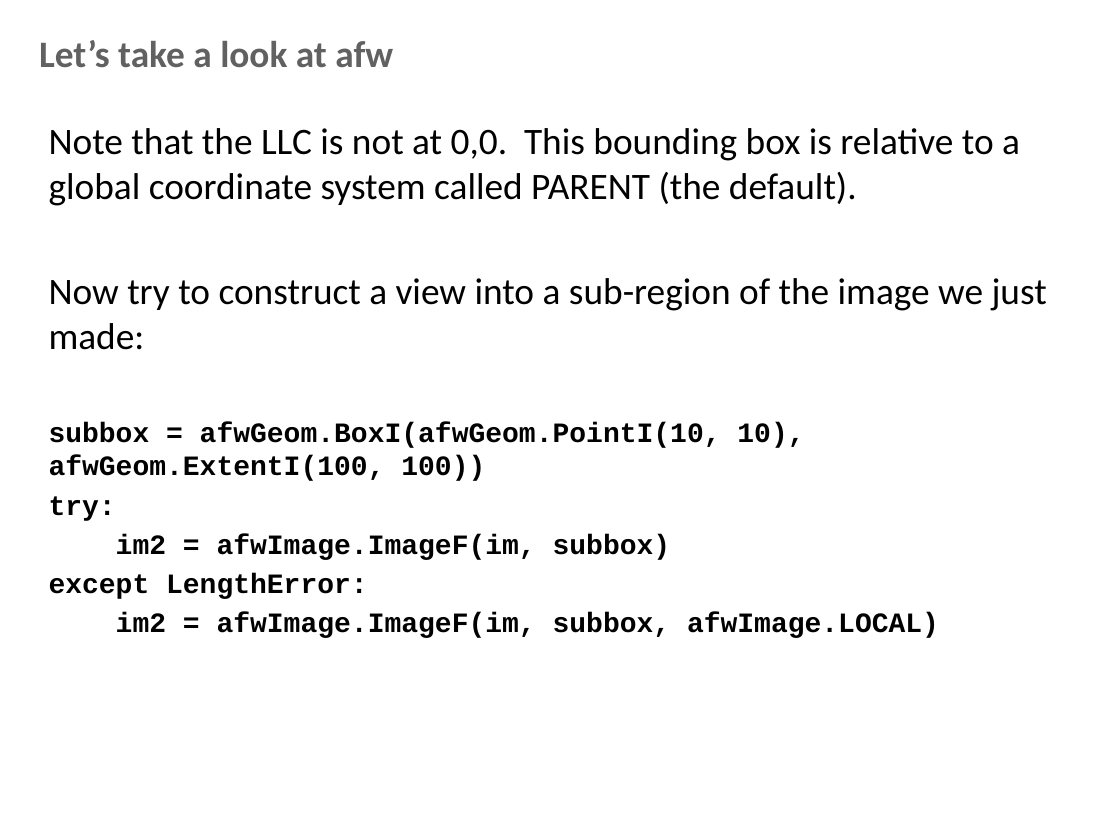
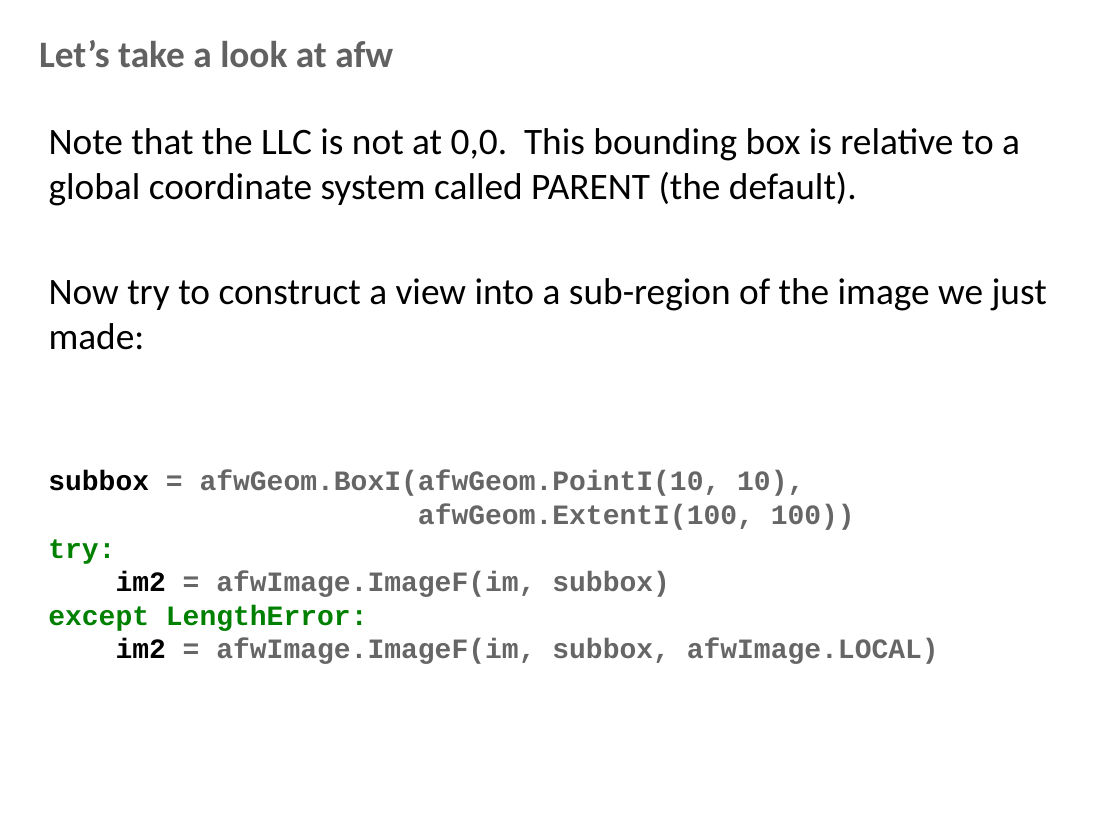
Before and after one commit to lsst-dm/Oct15_bootcamp, a slide deck: slide 12 of documents/afw_lecture.pptx. Drawn at 1120x840 pixels with LibreOffice and Linux fonts; fonts in the diff are those of the drawing; background and template pictures are left out. Boxes give left, top, right and bottom in pixels: in the first picture for what was removed or moved away, otherwise in the second. Text is boxed around its words. In the diff, an @@ line names an element or a change of style, - is before the commit and + after.

```diff
--- a/documents/afw_lecture.pptx
+++ b/documents/afw_lecture.pptx
@@ text at [49, 422, 939, 638]: paragraphs removed @@
-subbox = afwGeom.BoxI(afwGeom.PointI(10, 10), afwGeom.ExtentI(100, 100))
-try:
-im2 = afwImage.ImageF(im, subbox)
-except LengthError:
-im2 = afwImage.ImageF(im, subbox, afwImage.LOCAL)
@@ text added at [48, 471, 939, 664], 18 pt, text #666666, bold @@
+subbox = afwGeom.BoxI(afwGeom.PointI(10, 10),
+afwGeom.ExtentI(100, 100))
+try:
+im2 = afwImage.ImageF(im, subbox)
+except LengthError:
+im2 = afwImage.ImageF(im, subbox, afwImage.LOCAL)
```
Also in this commit, not shown: 16 other slides changed, 10 slides added, 4 slides removed, 2 other files.
